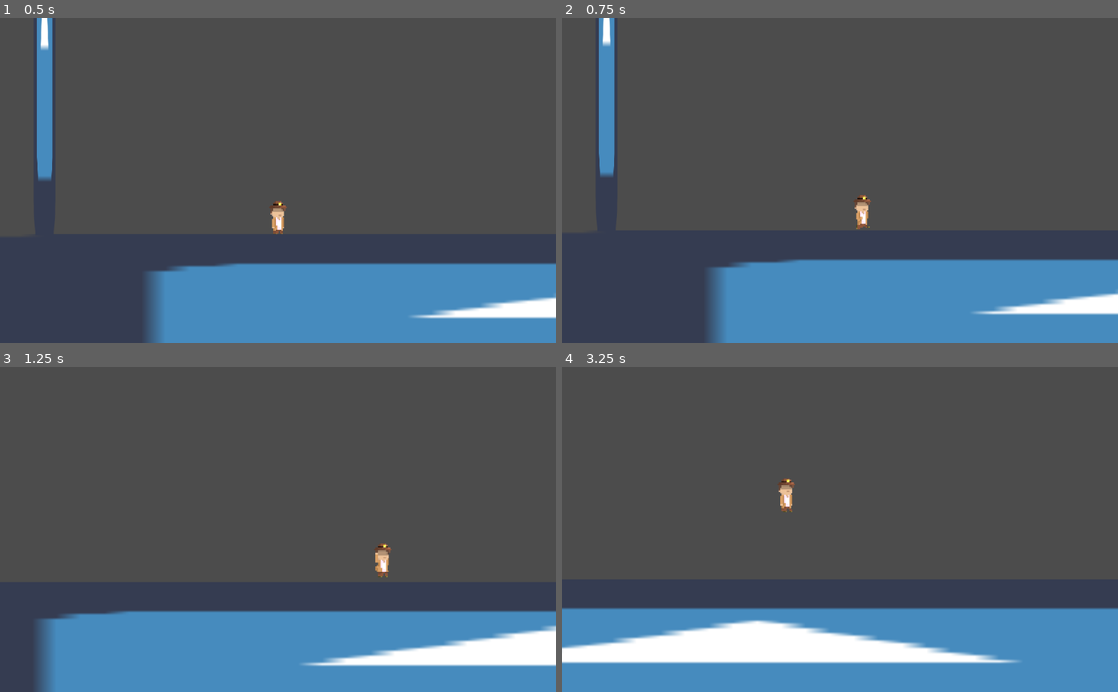
Above: before the commit, frames 1-4 (two rows, left to right).
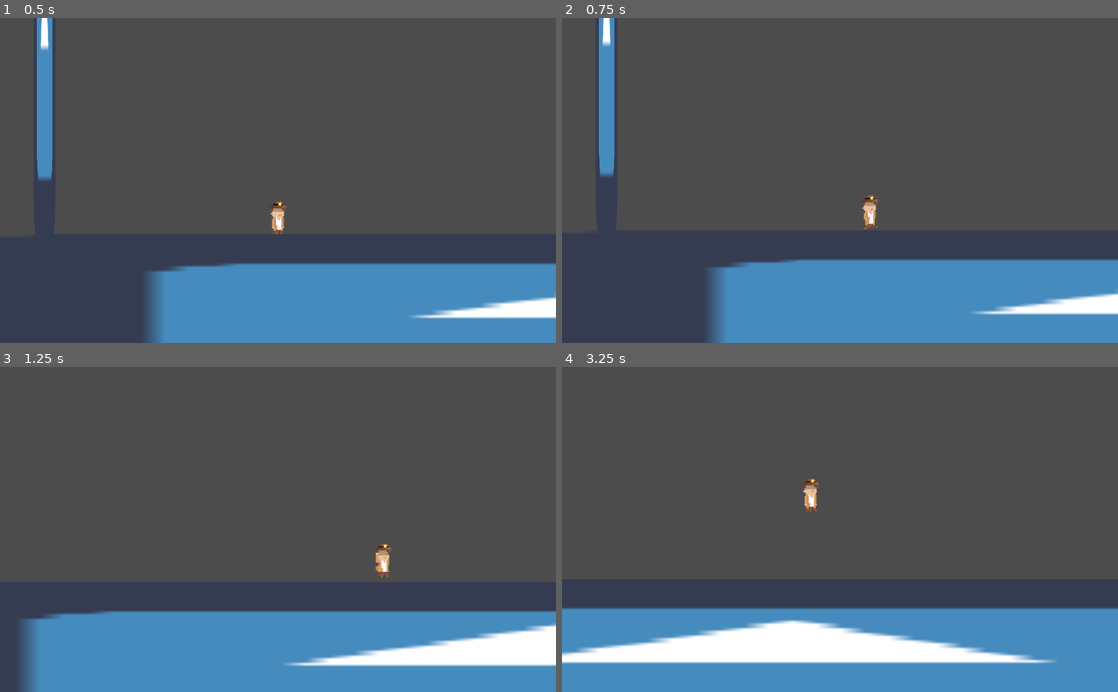
Above: after the commit, the same moments.

Repository: Spiderpat12/OmarDev1
Game: Godot game, scene res://Game.tscn
Two runs of this game, one before a commit and one after it. Both use one fixed random seed, a clock stepped at 60 frames per second and the inputs below. The project has no main scene, so this scene is started directly. The engine's default icon, where the game draws it, is replaced by a stand-in: a white triangle on a blue panel in a dark square.
Inputs:
- Up to frame 1 (0.5 s): no input
- Up to frame 2 (0.75 s): hold Right (ui_right) from 0.53 s (still down)
- Up to frame 3 (1.25 s): keep holding Right (ui_right); tap Up (ui_up) at 0.77 s
- Up to frame 4 (3.25 s): tap Up (ui_up) at 1.52, 3.02 s; release Right (ui_right) at 2.03 s; hold Left (ui_left) 2.03-2.78 s; hold Right (ui_right) from 2.78 s (still down)

Frame 1 is identical in both runs. In frame 2, 0.3% of the frame differs, in the area x 52-57%, y 54-65%; in frame 3, 2.3%; in frame 4, 2.8%, in the area x 0-89%, y 34-92%.

Commit message:
545

Diff:
--- a/project_whith_rayan/scripts/Player.gd
+++ b/project_whith_rayan/scripts/Player.gd
@@ -4,7 +4,7 @@
 export var speed : float = 300
 export var jump : float = 200
 export var gravity : float = 15
-export var acc : float = 15
+export var acc : float = 20
 
 export var jump_height: float
 export var jump_time_to_peak : float
